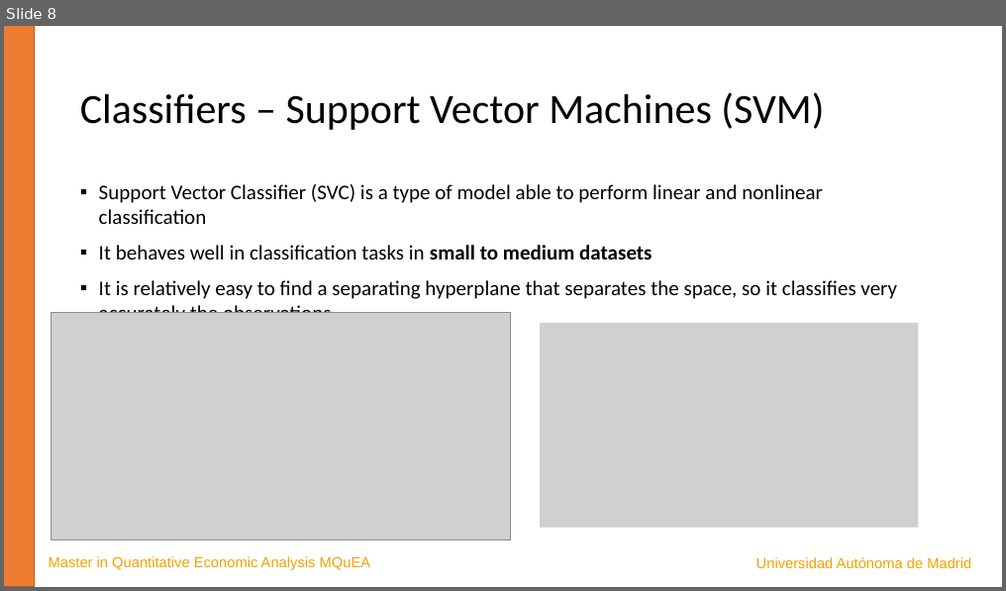
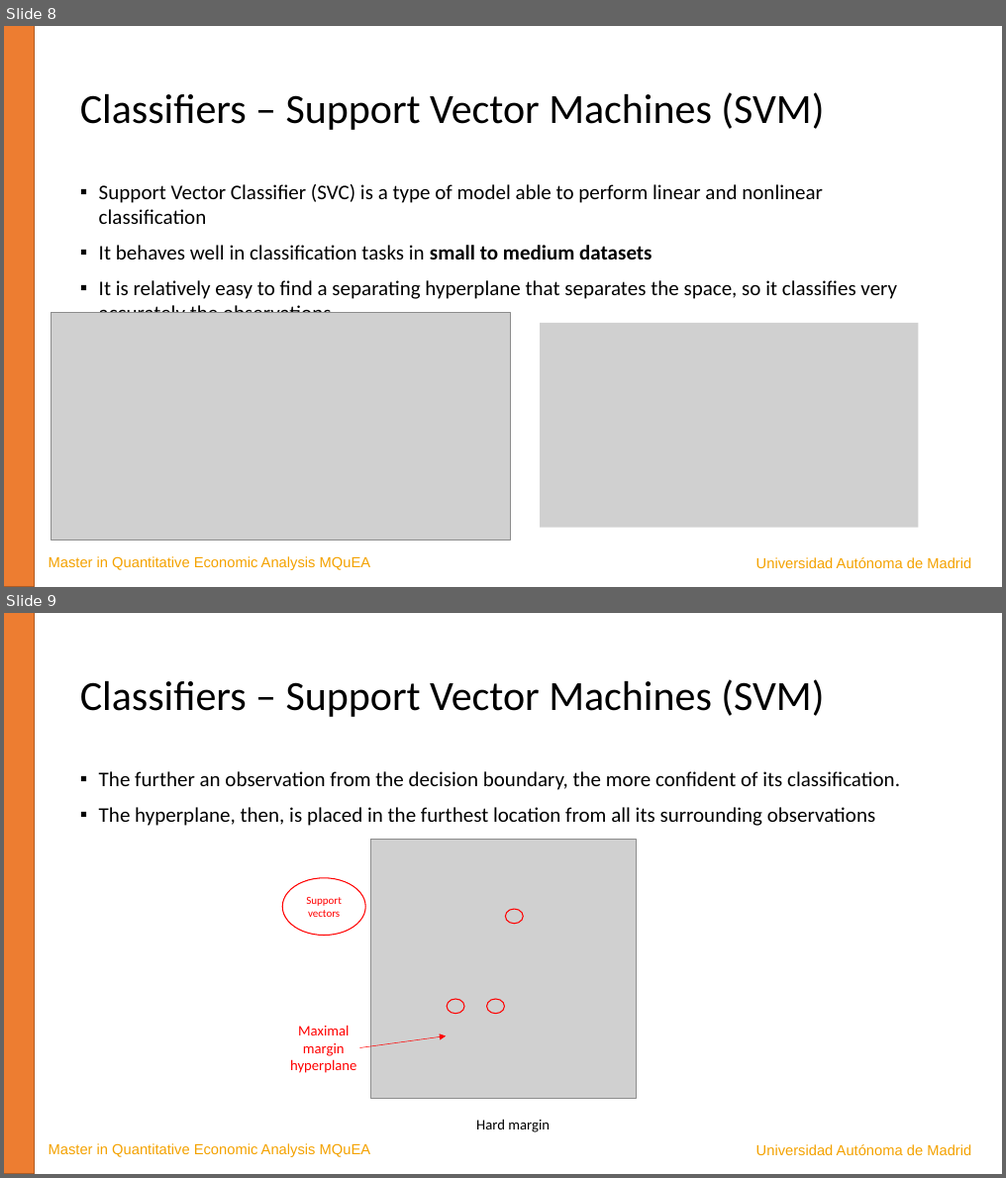
Before and after one commit to JavierBas/IMLEF-MQuEA, a slide deck: Course content/Slides/Topic 4 - Classification.pptx. Shown one above the other, each under a label of ours: slide 8 before the commit, slides 8 and 9 after it. The pictures are 1006x591 and 1006x1178 pixels, drawn with LibreOffice and Linux fonts; fonts in the diff are those of the drawing; grey boxes stand for pictures. Boxes give left, top, right and bottom in pixels: in the first picture for what was removed or moved away, otherwise in the second. Text is boxed around its words. In the diff, an @@ line names an element or a change of style, - is before the commit and + after.

```diff
--- a/Course content/Slides/Topic 4 - Classification.pptx
+++ b/Course content/Slides/Topic 4 - Classification.pptx
@@ slide 9 added at (4, 613, 1002, 1174), background #FFFFFF @@
@@ rectangle added at (4, 613, 35, 1174), fill #ED7D31, outline #AF5C24 1 pt @@
@@ title added at (80, 679, 824, 717), 40 pt, text #000000 @@
+Classifiers – Support Vector Machines (SVM)
@@ text added at (99, 771, 900, 826), 20 pt, text #000000 @@
+▪ The further an observation from the decision boundary, the more confident of its classification.
+▪ The hyperplane, then, is placed in the furthest location from all its surrounding observations
@@ picture added at (371, 839, 636, 1099) @@
@@ ellipse added at (282, 878, 365, 935), outline #FF0000 1 pt, 10.5 pt, text #FF0000 @@
+Support vectors
@@ ellipse added at (506, 909, 524, 924), outline #FF0000 1 pt @@
@@ text added at (290, 1025, 356, 1073), 14 pt, text #FF0000 @@
+Maximal margin hyperplane
@@ ellipse added at (447, 999, 464, 1014), outline #FF0000 1 pt @@
@@ ellipse added at (487, 999, 505, 1014), outline #FF0000 1 pt @@
@@ arrow added from (360, 1048) to (446, 1037), #FF0000 0.5 pt @@
@@ text added at (49, 1144, 371, 1157), 14 pt, text #F4A200 @@
+Master in Quantitative Economic Analysis MQuEA
@@ text added at (476, 1119, 549, 1133), 14 pt, text #000000 @@
+Hard margin
@@ text added at (756, 1145, 971, 1156), 14 pt, text #F4A200 @@
+Universidad Autónoma de Madrid
```
Also in this commit, not shown: 6 slides changed, 12 other files.
